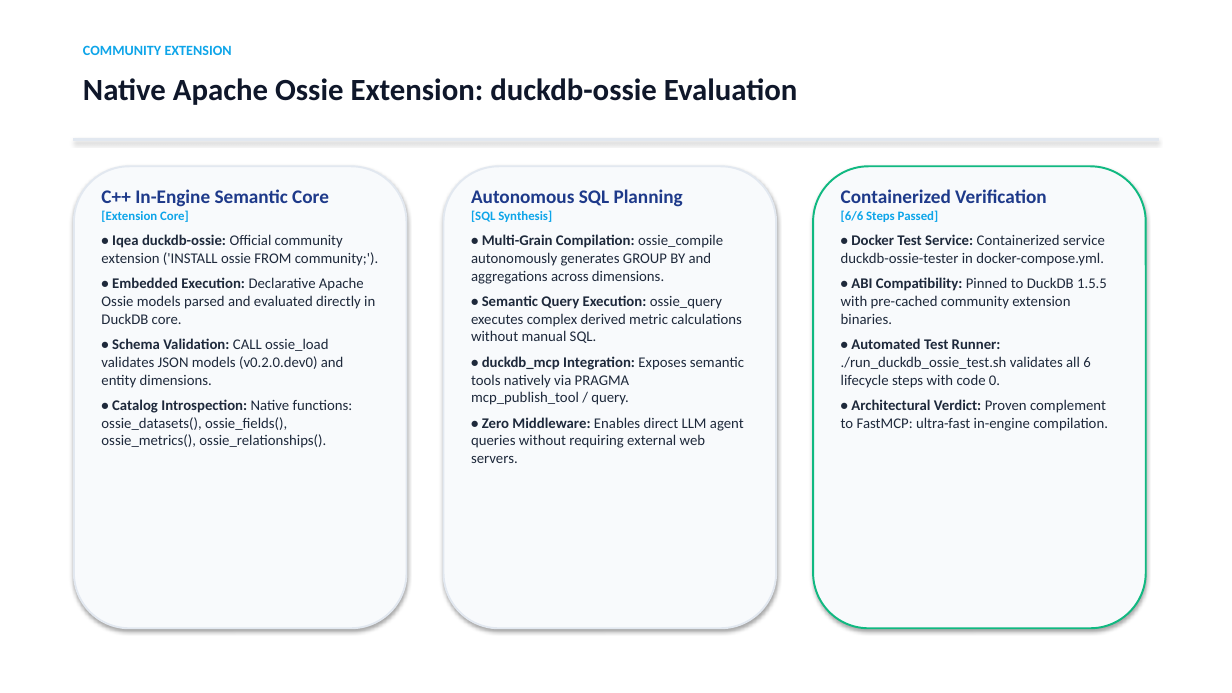
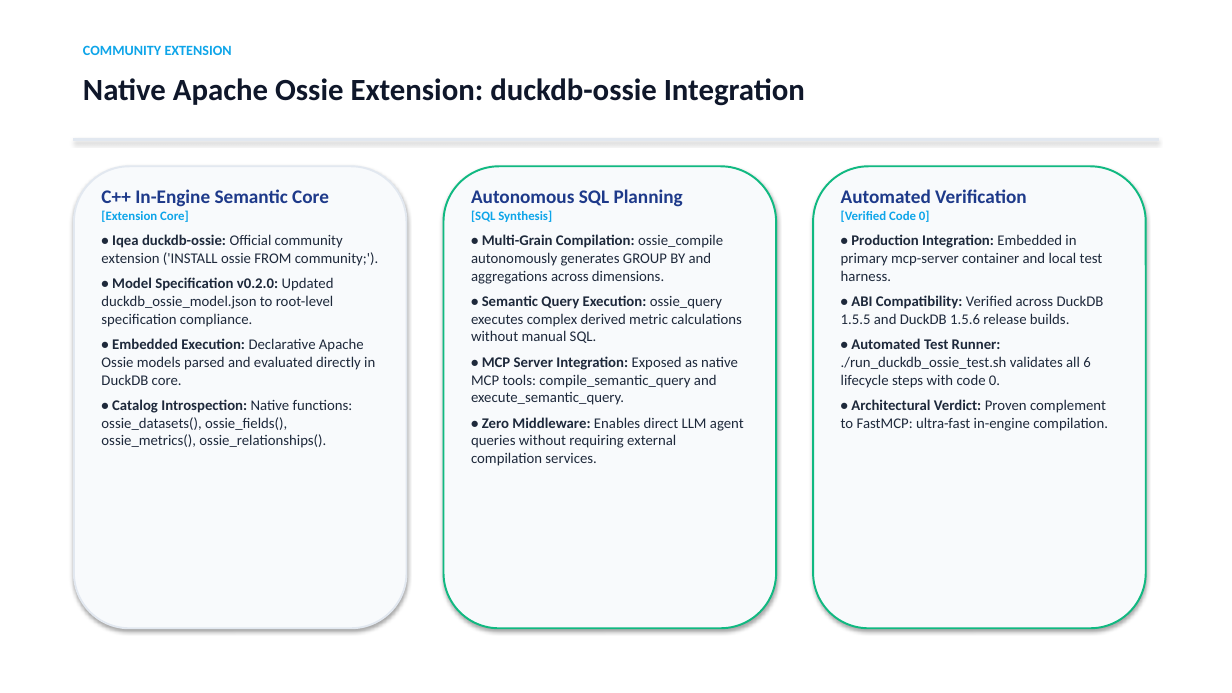
Before and after one commit to EunomiaUPM/DeploytourOnto, a slide deck: slide 13 of DEPLOYTOUR_PoC_Architecture_and_Testing.pptx. Drawn at 1232x693 pixels with LibreOffice and Linux fonts; fonts in the diff are those of the drawing. Boxes give left, top, right and bottom in pixels: in the first picture for what was removed or moved away, otherwise in the second. Text is boxed around its words. In the diff, an @@ line names an element or a change of style, - is before the commit and + after.

Commit message:
feat: implement Phase 1-3 enhancements, expand MCP tools, test suite, and update docs and presentation
- Phase 1: Real LLM tool calling (OpenAI-compatible / Ollama / vLLM) with deterministic fallback and SQL mutation guardrails
- Phase 2: Native Apache Ossie community extension (duckdb-ossie) integration, dynamic query compilation, and modernized semantic model format
- Phase 3: Spatial geodesic proximity (ST_Distance_Spheroid) and seasonal temporal tourism pressure dynamics
- Expanded MCP Server from 4 to 8 tools and Gemma Agent test suite from 5 to 9 scenarios
- Updated README.md, WORKFLOW.md, TESTING.md, DUCKDB_OSSIE_TEST.md, and generated DEPLOYTOUR_PoC_Architecture_and_Testing.pptx

```diff
--- a/DEPLOYTOUR_PoC_Architecture_and_Testing.pptx
+++ b/DEPLOYTOUR_PoC_Architecture_and_Testing.pptx
@@ text at bbox=[83, 78, 805, 106]: text changed @@
-Native Apache Ossie Extension: duckdb-ossie Evaluation
+Native Apache Ossie Extension: duckdb-ossie Integration
@@ rounded rectangle at bbox=[444, 166, 776, 628]: outline #E2E8F0 1.5 pt to #10B981 1.5 pt @@
@@ text at bbox=[841, 189, 1104, 324]: text changed @@
-Containerized Verification
-[6/6 Steps Passed]
-• Docker Test Service: Containerized service duckdb-ossie-tester in docker-compose.yml.
-• ABI Compatibility: Pinned to DuckDB 1.5.5 with pre-cached community extension binaries.
+Automated Verification
+[Verified Code 0]
+• Production Integration: Embedded in primary mcp-server container and local test harness.
+• ABI Compatibility: Verified across DuckDB 1.5.5 and DuckDB 1.5.6 release builds.
@@ text at bbox=[101, 277, 334, 327]: paragraph added @@
+• Model Specification v0.2.0: Updated duckdb_ossie_model.json to root-level specification compliance.
@@ text at bbox=[101, 338, 344, 388]: paragraph removed @@
-• Schema Validation: CALL ossie_load validates JSON models (v0.2.0.dev0) and entity dimensions.
@@ text at bbox=[471, 356, 744, 466]: text changed @@
-• duckdb_mcp Integration: Exposes semantic tools natively via PRAGMA mcp_publish_tool / query.
-• Zero Middleware: Enables direct LLM agent queries without requiring external web servers.
+• MCP Server Integration: Exposed as native MCP tools: compile_semantic_query and execute_semantic_query.
+• Zero Middleware: Enables direct LLM agent queries without requiring external compilation services.
```
Also in this commit, not shown: 6 other slides changed, 17 other files.
